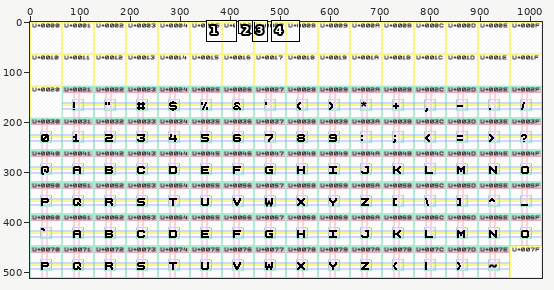
Two versions of one pixel-art file, projects/Basic Latin/design.aseprite. Above, an overview of the earlier version with the close-up marked.
Close-up. The starting point:
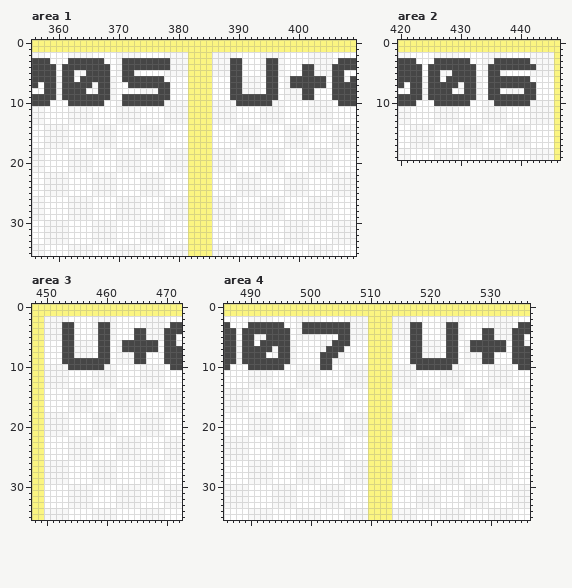
1024x512 pixels, 1 frame. Colours within 5 levels of each other are drawn and written as one. Shown: area 1: x 356..409, y 0..35; area 2: x 420..446, y 0..19; area 3: x 448..472, y 0..35; area 4: x 486..536, y 0..35. The commit also changed other parts of the picture, which this record leaves out.
The same view after the edit:
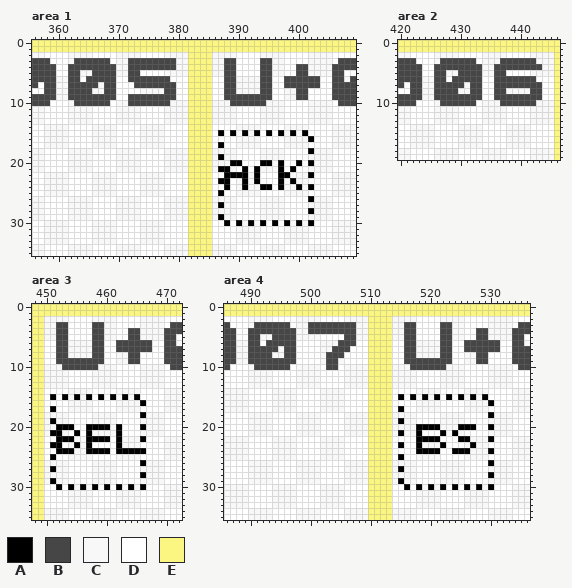
Palette (. is transparent): A #000000  B #464646  C #f8f8f8  D #ffffff  E #fbf581
From old to new:
Changed rows in their new state; - is an unchanged pixel.
Area 1, layer "Font Table":
first column x 361:
 3 -C-----B--C-------B--------B-D---B-C--------
 4 D-------B-C-------B--------B-D---B-C---B-C--
 5 D-B-C---B-C-B--------------B-D---B-C---B-C--
 6 C-BD----B-D------B---------B-C---B-D-B-----D
 7 C----BC-B--D------B--------B-C---B-D-B-----D
 8 C---B-C-B-------C-B--------B-C---B-D---B-D--
 9 C-------B-D-------B--------B-------D---B-D--
10 -C-----B--C------B----------B-----C---------
first column x 387:
15 A-A-A-A-A-A-A-A-
16 ---------------A
17 A---------------
18 ---------------A
19 A---------------
20 --AA---AA-A--A-A
21 AA--A-A---A-A---
22 -AAAA-A---AA---A
23 AA--A-A---A-A---
24 -A--A--AA-A--A-A
25 A---------------
26 ---------------A
27 A---------------
28 ---------------A
29 A---------------
30 -A-A-A-A-A-A-A-A
Area 2, layer "Font Table":
first column x 425:
 3 -C-----B---C-----B-
 4 D-------B-C-------B
 5 D-B-C---B-C-B------
 6 C-BD----B-D------B-
 7 C----BC-B-D-------B
 8 C---B-C-B-D-B---C-B
 9 C-------B-D-------B
10 -C-----B---C-----B-
Area 3, layer "Font Table":
first column x 452:
 3 B-D---B-C--------
 4 B-D---B-C---B-C--
 5 B-D---B-C---B-C--
 6 B-C---B-D-B-----D
 7 B-C---B-D-B-----D
 8 B-C---B-D---B-D--
 9 B-------D---B-D--
10 -B-----C---------
first column x 451:
15 A-A-A-A-A-A-A-A-
16 ---------------A
17 A---------------
18 ---------------A
19 A---------------
20 -AAA--AAAA-A---A
21 AA--A-A----A----
22 -AAA--AAAA-A---A
23 AA--A-A----A----
24 -AAA--AAAA-AAAAA
25 A---------------
26 ---------------A
27 A---------------
28 ---------------A
29 A---------------
30 -A-A-A-A-A-A-A-A
Area 4, layer "Font Table":
first column x 489:
 3 -C-----B--C-------B--------B-D---B-C--------
 4 D-------B-C-------B--------B-D---B-C---B-C--
 5 D-B-C---B-------D-B--------B-D---B-C---B-C--
 6 C-BD----B------C--B--------B-C---B-D-B-----D
 7 C----BC-B-----C--B---------B-C---B-D-B-----D
 8 C---B-C-B----C--B----------B-C---B-D---B-D--
 9 C-------B----C-B-----------B-------D---B-D--
10 -C-----B-----D-B------------B-----C---------
first column x 515:
15 A-A-A-A-A-A-A-A-
16 ---------------A
17 A---------------
18 ---------------A
19 A---------------
20 ---AAAA---AAA--A
21 A--A---A-A------
22 ---AAAA---AA---A
23 A--A---A----A---
24 ---AAAA--AAA---A
25 A---------------
26 ---------------A
27 A---------------
28 ---------------A
29 A---------------
30 -A-A-A-A-A-A-A-A
